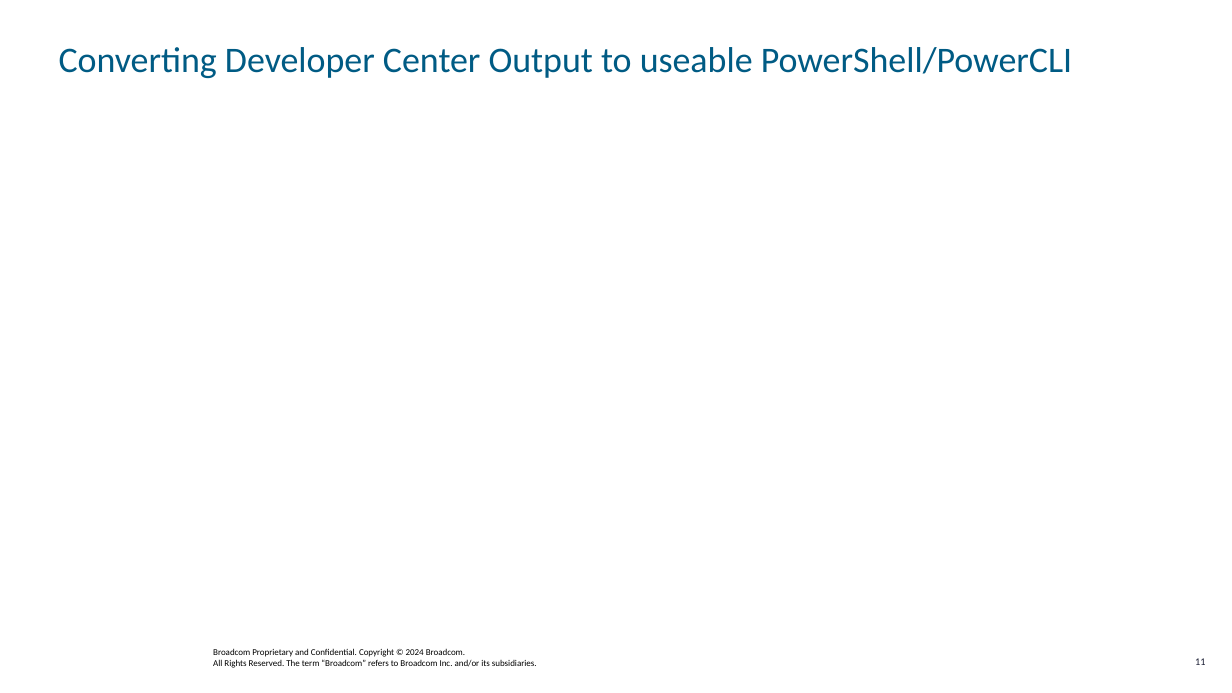
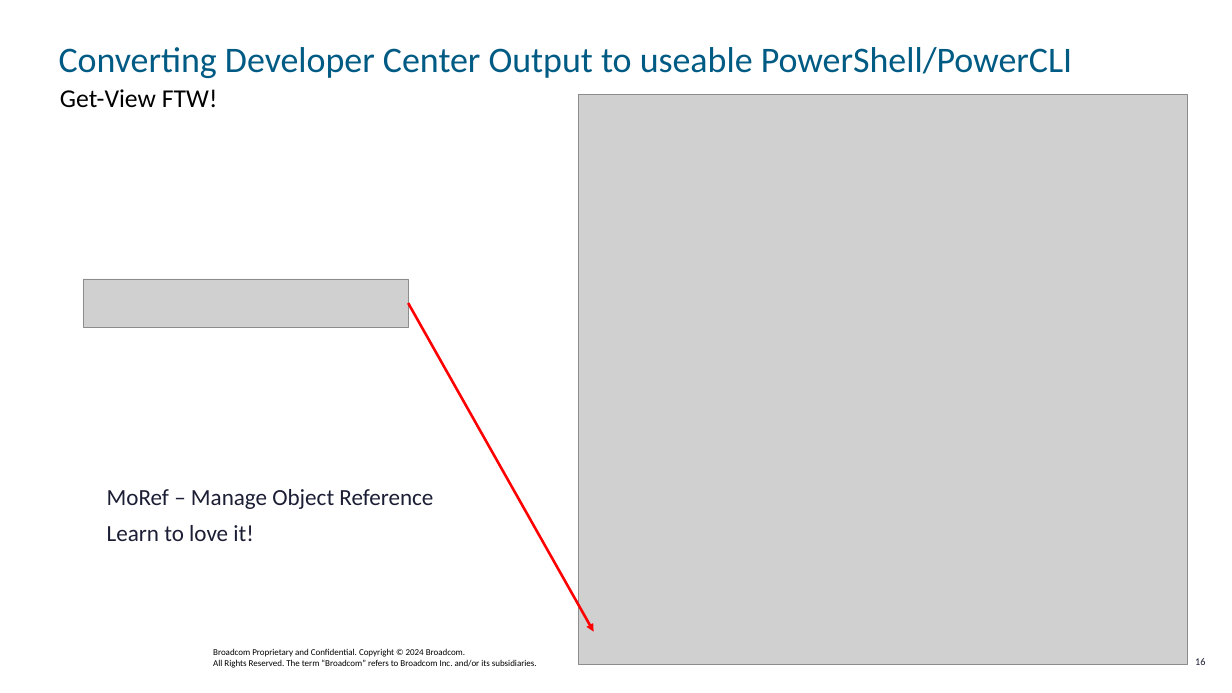
Before and after one commit to jpsider/Invoke-Automation, a slide deck: slide 16 of Powercli/VMwareExplore_2024/CODE1744LV - PowerCLI 201 - From the Shell to Writing Scripts.pptx (slide 11 before the commit). Drawn at 1232x693 pixels with LibreOffice and Linux fonts; fonts in the diff are those of the drawing; grey boxes stand for pictures; background and template pictures are left out. Boxes give left, top, right and bottom in pixels: in the first picture for what was removed or moved away, otherwise in the second. Text is boxed around its words. In the diff, an @@ line names an element or a change of style, - is before the commit and + after.

```diff
--- a/Powercli/VMwareExplore_2024/CODE1744LV - PowerCLI 201 - From the Shell to Writing Scripts.pptx
+++ b/Powercli/VMwareExplore_2024/CODE1744LV - PowerCLI 201 - From the Shell to Writing Scripts.pptx
@@ subtitle added at (60, 89, 218, 107), 20 pt, text #000000 @@
+Get-View FTW!
@@ picture added at (579, 94, 1188, 665) @@
@@ picture added at (84, 279, 409, 327) @@
@@ arrow added from (409, 303) to (593, 632), #FF0000 2 pt @@
@@ text added at (107, 489, 433, 541), 18 pt, text #1B1E34 @@
+MoRef – Manage Object Reference
+Learn to love it!
@@ page number at (1195, 658, 1205, 665): text changed @@
-11
+16
```
Also in this commit, not shown: 8 other slides changed, 13 slides added, 6 slides removed, 5 other files.
